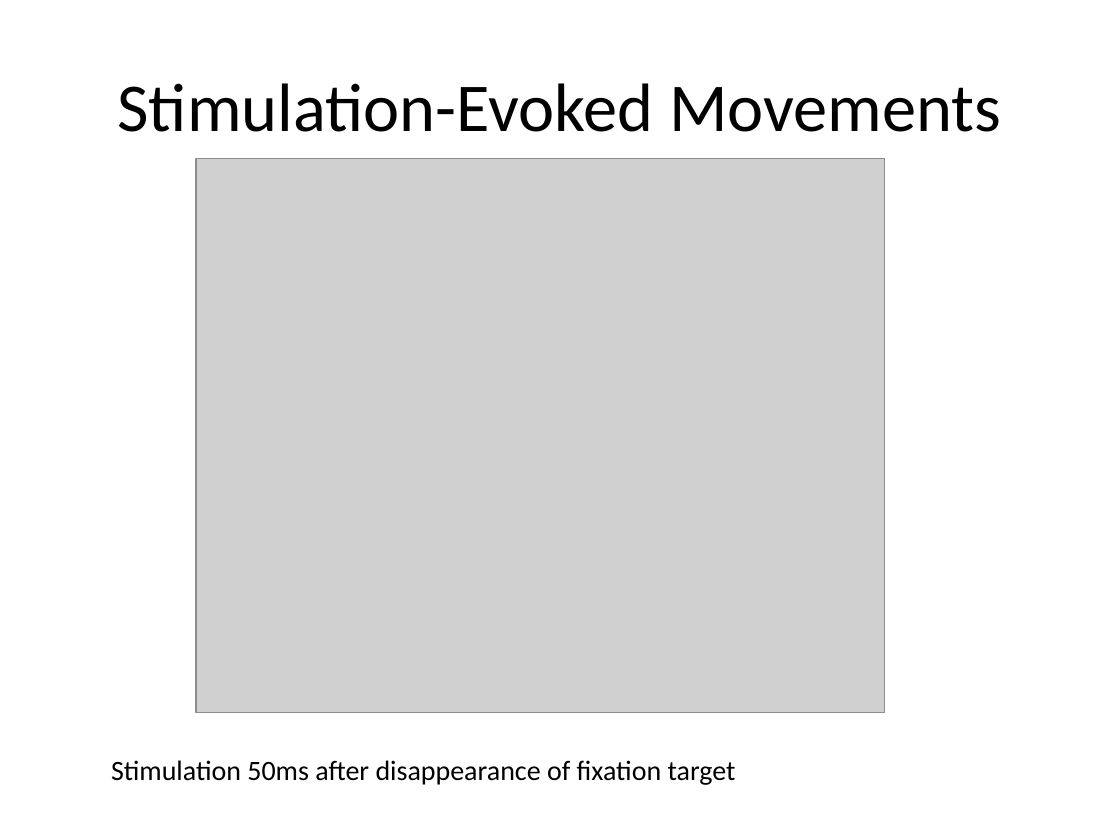
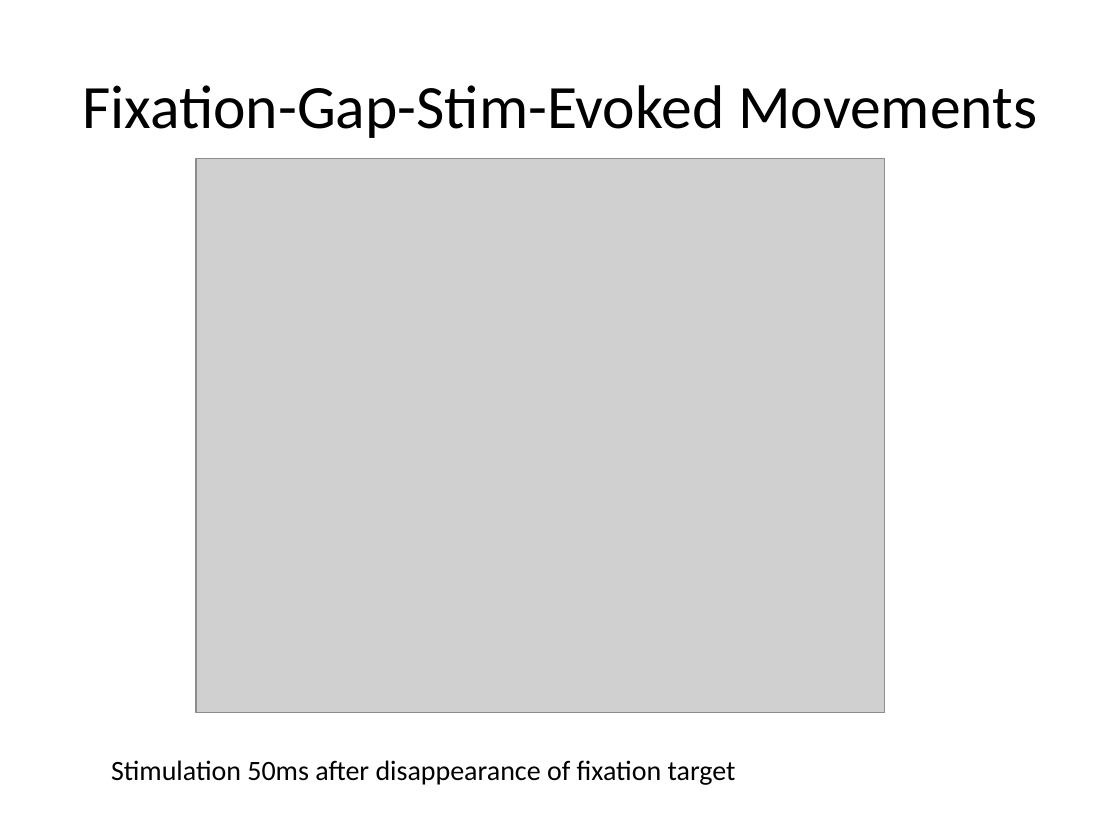
Before and after one commit to AdamPallus/NRGStimAnalysis, a slide deck: slide 6 of figures/NRG Stimulation 2015.pptx (slide 7 before the commit). Drawn at 1120x840 pixels with LibreOffice and Linux fonts; fonts in the diff are those of the drawing; grey boxes stand for pictures. Boxes give left, top, right and bottom in pixels: in the first picture for what was removed or moved away, otherwise in the second. Text is boxed around its words. In the diff, an @@ line names an element or a change of style, - is before the commit and + after.

```diff
--- a/figures/NRG Stimulation 2015.pptx
+++ b/figures/NRG Stimulation 2015.pptx
@@ title at [82, 85, 1037, 138]: text changed; size 44 to 39.6 pt @@
-Stimulation-Evoked Movements
+Fixation-Gap-Stim-Evoked Movements
```
Also in this commit, not shown: 2 slides added, 10 other files.
